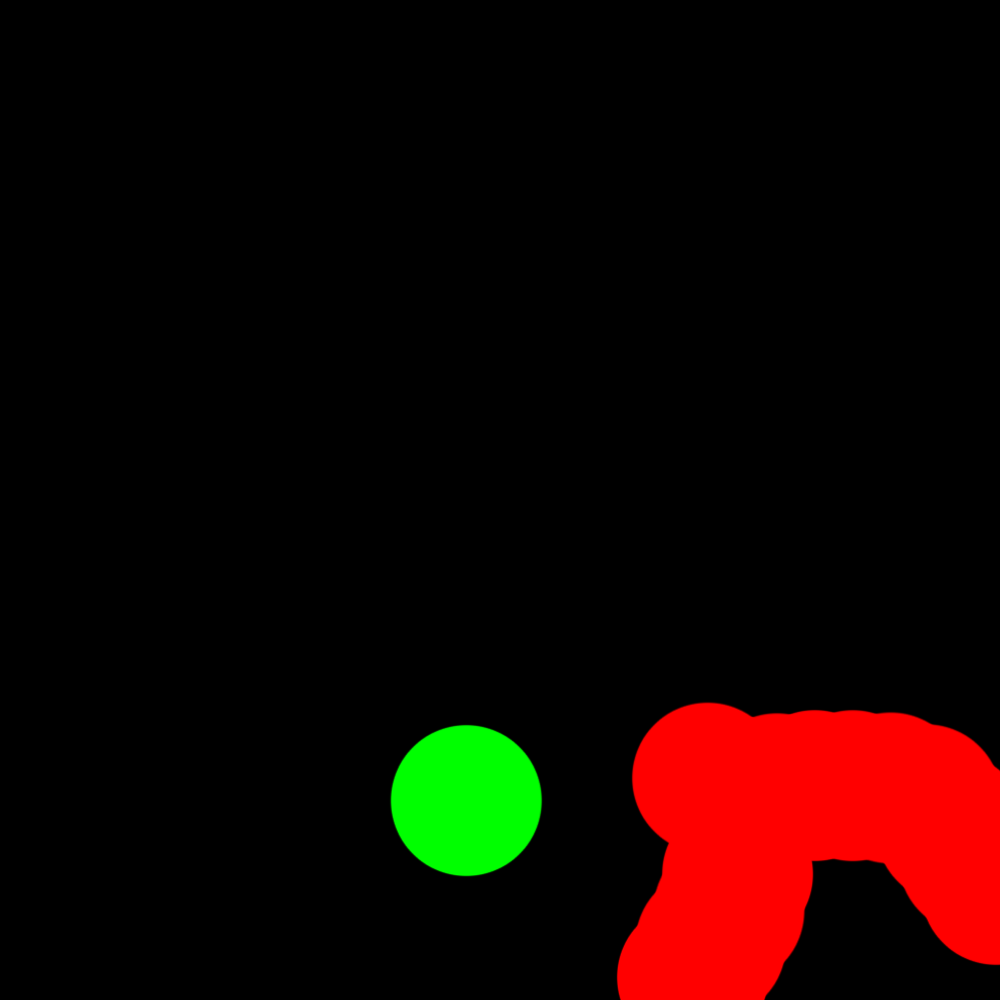
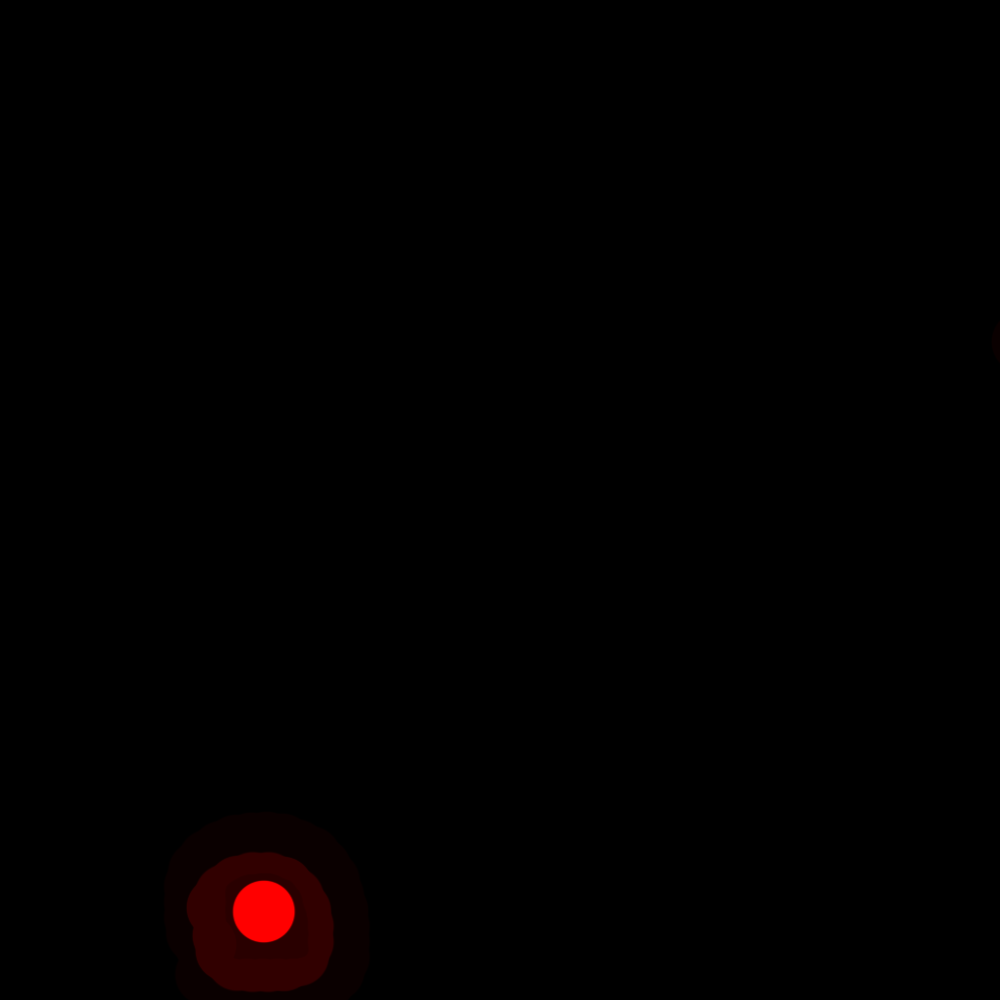
Layer changes from the first 1000x1000 image to the second:
renamed "Ebene 6" to "Ebene 8", painted on it over [164, 321, 1000, 1000]
removed layer "Ebene 7" over [164, 321, 1000, 1000]
